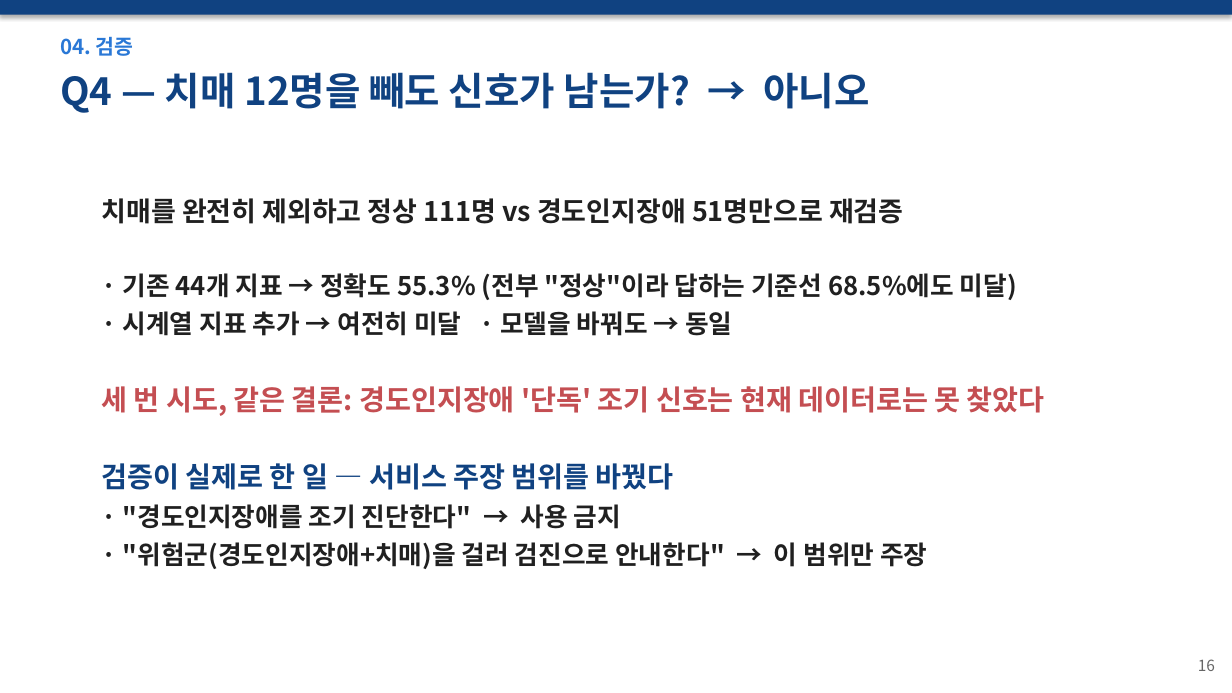
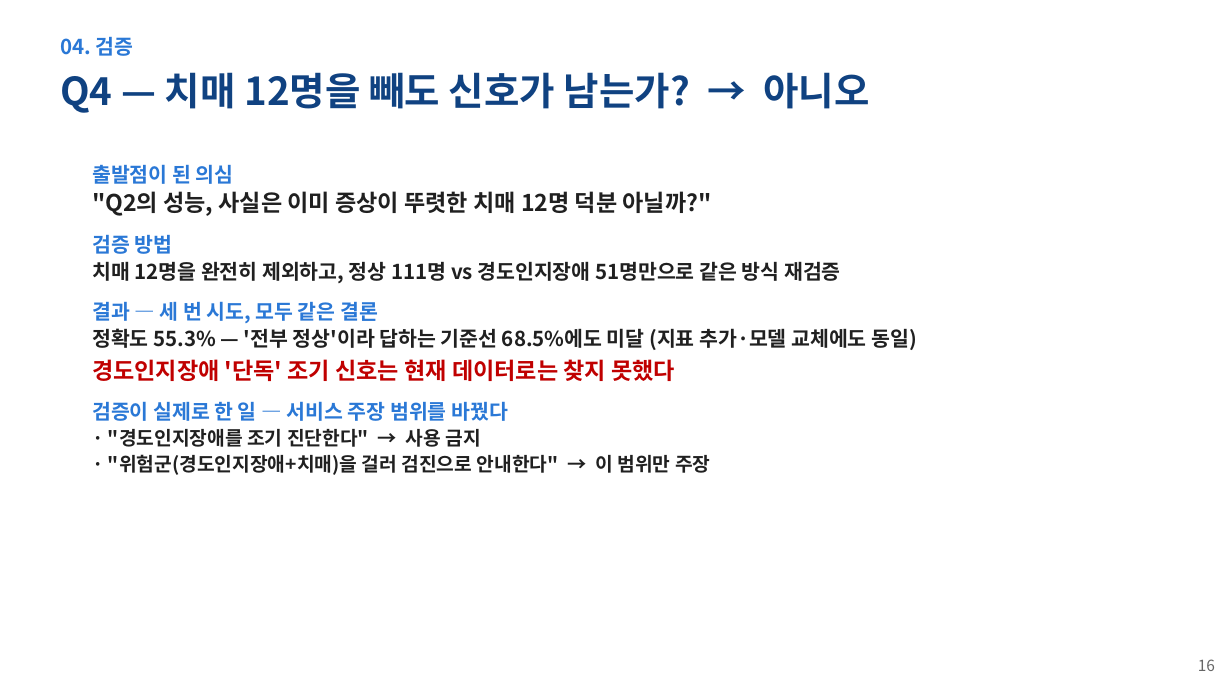
Before and after one commit to wpalswpa/dementia-screening, a slide deck: slide 16 of 발표자료_최종본_v6.pptx. Drawn at 1232x693 pixels with LibreOffice and Linux fonts; fonts in the diff are those of the drawing. Boxes give left, top, right and bottom in pixels: in the first picture for what was removed or moved away, otherwise in the second. Text is boxed around its words. In the diff, an @@ line names an element or a change of style, - is before the commit and + after.

Commit message:
발표자료: 11 전처리(문제-처리-이유), 14 Q2(비교 차트+선정이유 빌드업), 16 Q4(의심-검증-결과-조치) 재구성 + 폰트 재적용

```diff
--- a/발표자료_최종본_v6.pptx
+++ b/발표자료_최종본_v6.pptx
@@ rectangle removed at (0, 0, 1232, 15) @@
@@ text "출발점이 된 의심": place and size @@
-text "출발점이 된 의심" at (102, 198, 1045, 569)
+text "출발점이 된 의심" at (92, 164, 917, 475)
@@ text at (92, 164, 917, 381): text changed; size 20 to 16 pt @@
-치매를 완전히 제외하고 정상 111명 vs 경도인지장애 51명만으로 재검증
-· 기존 44개 지표 → 정확도 55.3% (전부 "정상"이라 답하는 기준선 68.5%에도 미달)
-· 시계열 지표 추가 → 여전히 미달 · 모델을 바꿔도 → 동일
-세 번 시도, 같은 결론: 경도인지장애 '단독' 조기 신호는 현재 데이터로는 못 찾았다
+출발점이 된 의심
+"Q2의 성능, 사실은 이미 증상이 뚜렷한 치매 12명 덕분 아닐까?"
+검증 방법
+치매 12명을 완전히 제외하고, 정상 111명 vs 경도인지장애 51명만으로 같은 방식 재검증
+결과 — 세 번 시도, 모두 같은 결론
+정확도 55.3% — '전부 정상'이라 답하는 기준선 68.5%에도 미달 (지표 추가·모델 교체에도 동일)
+경도인지장애 '단독' 조기 신호는 현재 데이터로는 찾지 못했다
@@ text at (92, 401, 710, 475): size 22 to 16 pt, text colour #104281 to #2A78D6 in "검증이 실제로 한 일 — 서비스 주장 ..."; size 20 to 15 pt in "· "경도인지장애를 조기 진단한다" → 사용 금지", "· "위험군(경도인지장애+치매)을 걸러 검진으로 안내한다" → 이 ..."; less space between paragraphs @@
```
Also in this commit, not shown: 11 other slides changed, 1 other file.
